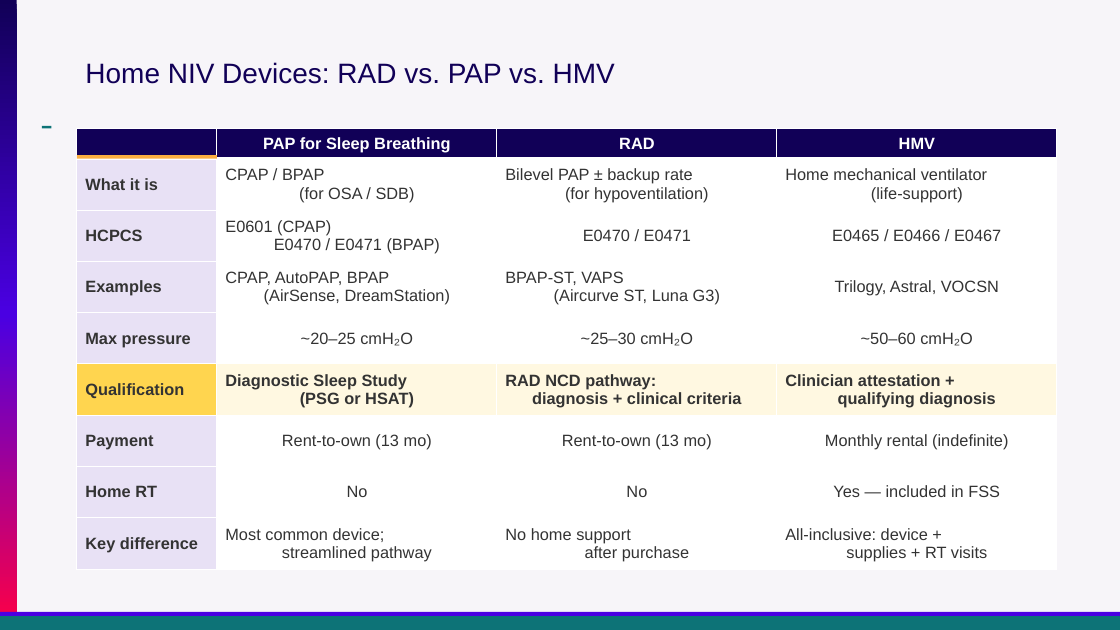
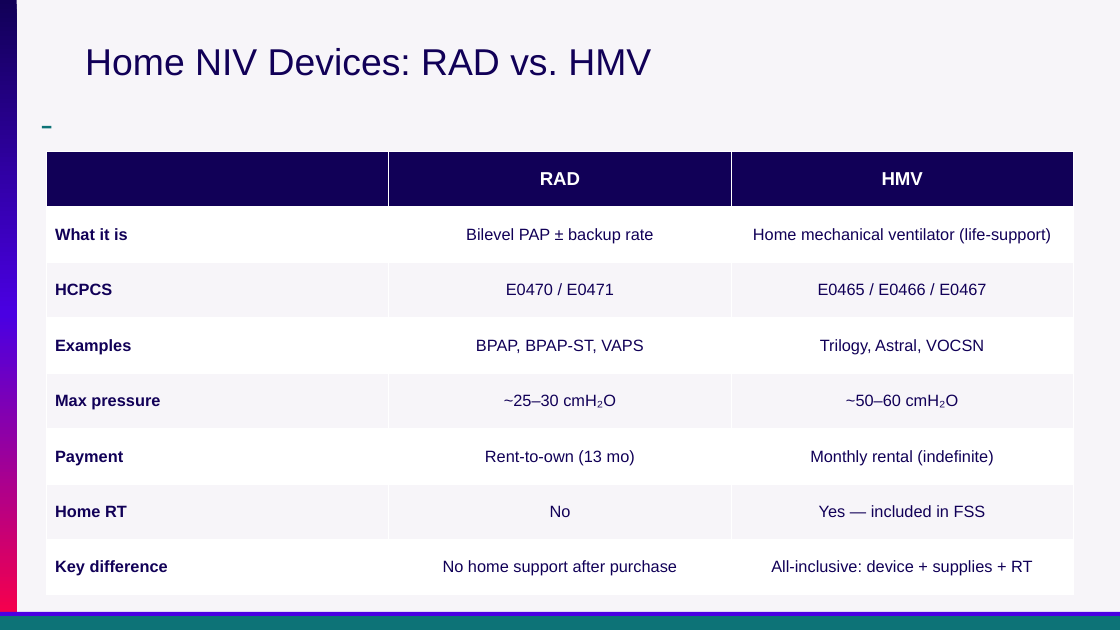
Before and after one commit to reblocke/clinical_talks, a slide deck: slide 30 of archive/Presentations/Locke Utah ACP OHS 2026.pptx (slide 29 before the commit). Drawn at 1120x630 pixels with LibreOffice and Linux fonts; fonts in the diff are those of the drawing. Boxes give left, top, right and bottom in pixels: in the first picture for what was removed or moved away, otherwise in the second. Text is boxed around its words. In the diff, an @@ line names an element or a change of style, - is before the commit and + after.

```diff
--- a/archive/Presentations/Locke Utah ACP OHS 2026.pptx
+++ b/archive/Presentations/Locke Utah ACP OHS 2026.pptx
@@ text "Home NIV Devices: RAD vs. ..." at <box>85,48,651,76</box>: vertical alignment middle to top @@
@@ text at <box>85,48,651,76</box>: text changed; size 24 to 32 pt @@
-Home NIV Devices: RAD vs. PAP vs. HMV
+Home NIV Devices: RAD vs. HMV
@@ table at <box>47,152,1073,596</box> @@
- | PAP for Sleep Breathing | RAD | HMV
-What it is | CPAP / BPAP (for OSA / SDB) | Bilevel PAP ± backup rate (for hypoventilation) | Home mechanical ventilator (life-support)
-HCPCS | E0601 (CPAP) E0470 / E0471 (BPAP) | E0470 / E0471 | E0465 / E0466 / E0467
-Examples | CPAP, AutoPAP, BPAP (AirSense, DreamStation) | BPAP-ST, VAPS (Aircurve ST, Luna G3) | Trilogy, Astral, VOCSN
-Max pressure | ~20–25 cmH₂O | ~25–30 cmH₂O | ~50–60 cmH₂O
-Qualification | Diagnostic Sleep Study (PSG or HSAT) | RAD NCD pathway: diagnosis + clinical criteria | Clinician attestation + qualifying diagnosis
-Payment | Rent-to-own (13 mo) | Rent-to-own (13 mo) | Monthly rental (indefinite)
-Home RT | No | No | Yes — included in FSS
-Key difference | Most common device; streamlined pathway | No home support after purchase | All-inclusive: device + supplies + RT visits
+ | RAD | HMV
+What it is | Bilevel PAP ± backup rate | Home mechanical ventilator (life-support)
+HCPCS | E0470 / E0471 | E0465 / E0466 / E0467
+Examples | BPAP, BPAP-ST, VAPS | Trilogy, Astral, VOCSN
+Max pressure | ~25–30 cmH₂O | ~50–60 cmH₂O
+Payment | Rent-to-own (13 mo) | Monthly rental (indefinite)
+Home RT | No | Yes — included in FSS
+Key difference | No home support after purchase | All-inclusive: device + supplies + RT
@@ table: place and size @@
-table at <box>77,129,1057,570</box>
+table at <box>47,152,1073,596</box>
@@ rectangle removed at <box>77,155,218,159</box> @@
```
Also in this commit, not shown: 25 other slides changed, 7 slides added, 8 slides removed, 1 other file.
